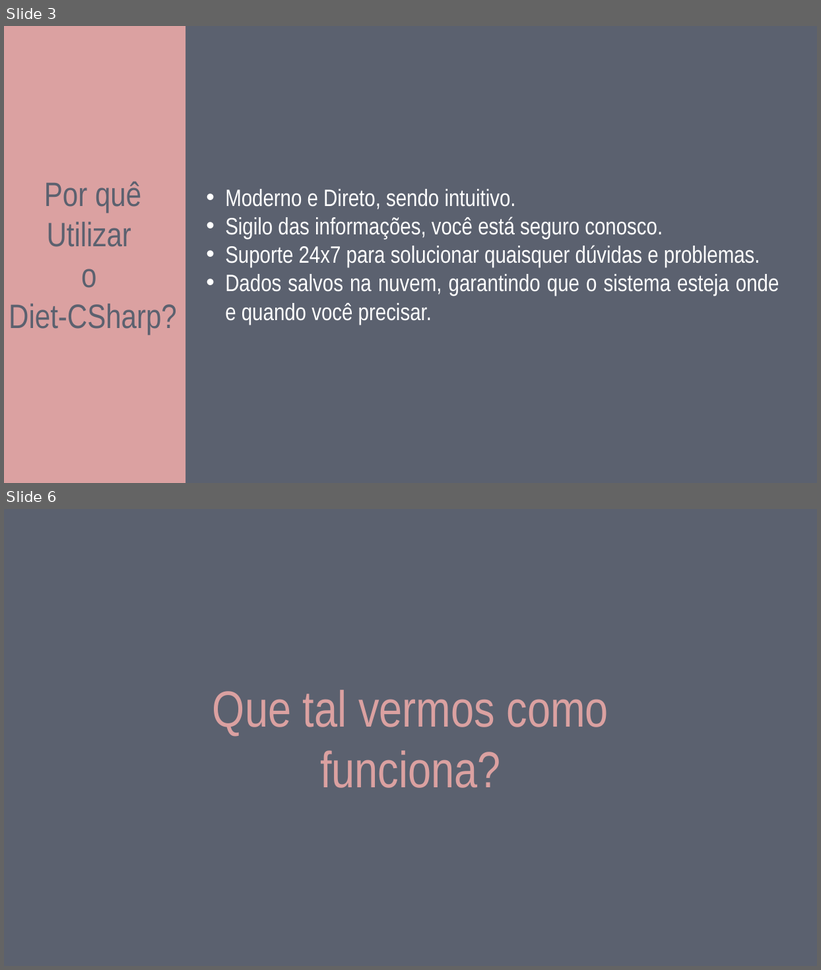
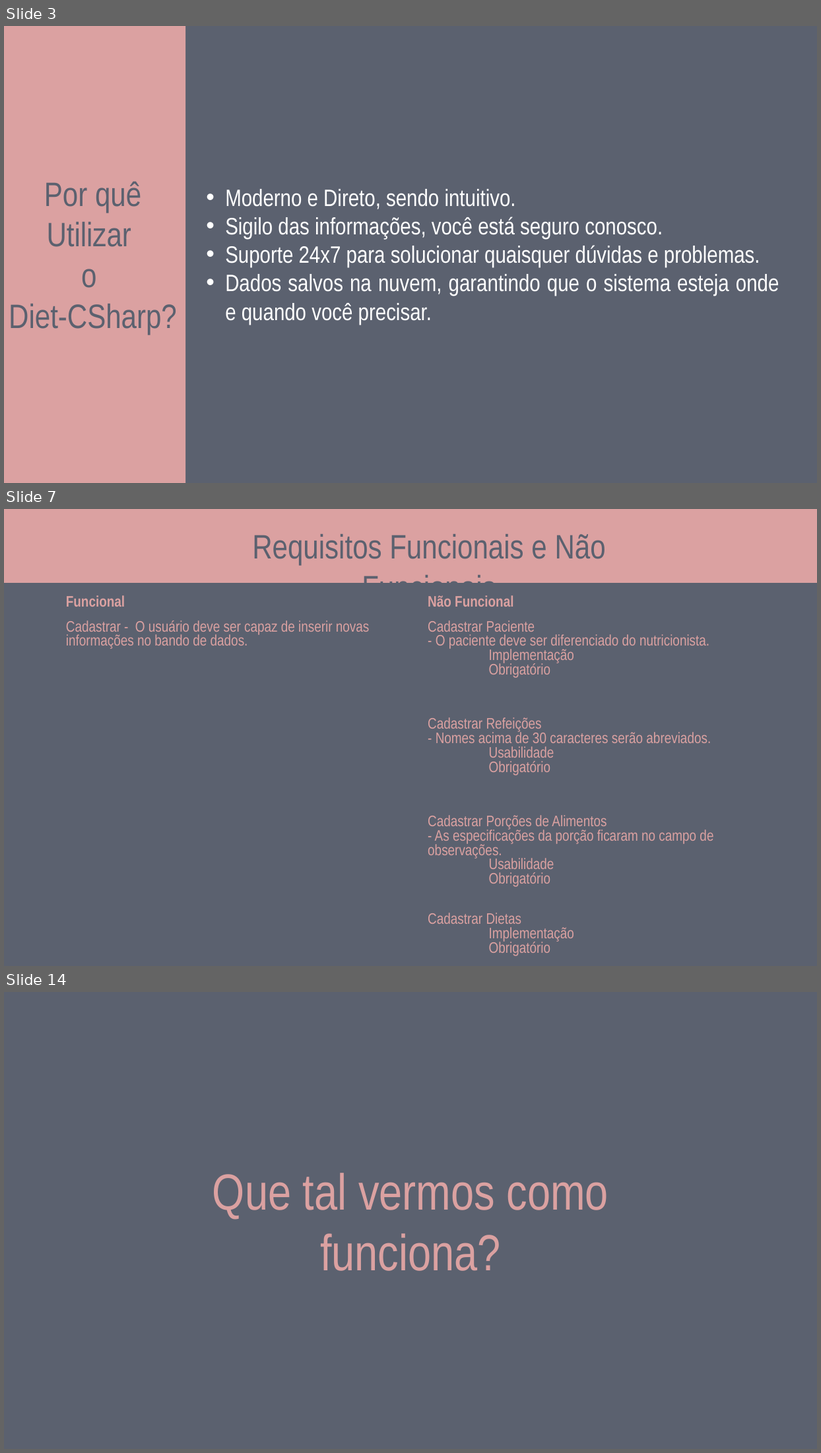
Before and after one commit to caiobarretta/Diet-CSharp, a slide deck: doc/IFSP/Diet-csharp.pptx. Shown one above the other, each under a label of ours: slides 3 and 6 before the commit, slides 3, 7 and 14 after it; the slides between them are not shown. The pictures are 821x970 and 821x1453 pixels, drawn with LibreOffice and Linux fonts; fonts in the diff are those of the drawing. Boxes give left, top, right and bottom in pixels: in the first picture for what was removed or moved away, otherwise in the second. Text is boxed around its words. In the diff, an @@ line names an element or a change of style, - is before the commit and + after.

```diff
--- a/doc/IFSP/Diet-csharp.pptx
+++ b/doc/IFSP/Diet-csharp.pptx
@@ slide 7 added at (4,509,817,966), background #5B616F @@
@@ rectangle added at (4,509,817,583), fill #DBA1A1 @@
@@ text added at (252,534,606,606), 40 pt, text #5B616F @@
+Requisitos Funcionais e Não Funcionais
@@ table added at (60,593,783,959), 5 rows, 2 columns @@
+Funcional | Não Funcional
+Cadastrar - O usuário deve ser capaz de inserir novas informações no bando de dados. | Cadastrar Paciente / - O paciente deve ser diferenciado do nutricionista. / Implementação / Obrigatório
+ | Cadastrar Refeições / - Nomes acima de 30 caracteres serão abreviados. / Usabilidade / Obrigatório
+ | Cadastrar Porções de Alimentos / - As especificações da porção ficaram no campo de observações. / Usabilidade / Obrigatório
+ | Cadastrar Dietas / Implementação / Obrigatório
@@ what was slide 6 is now slide 14 @@
```
Also in this commit, not shown: 2 slides changed, 7 other slides added, 1 other file.
